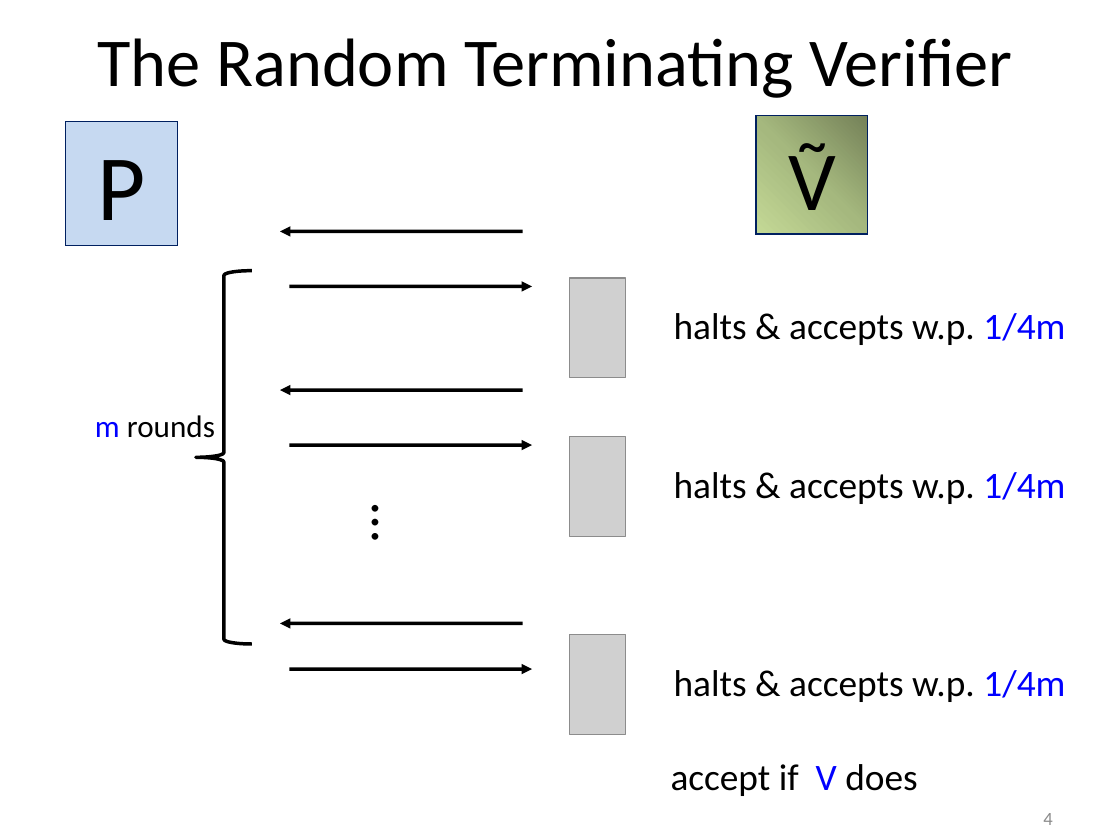
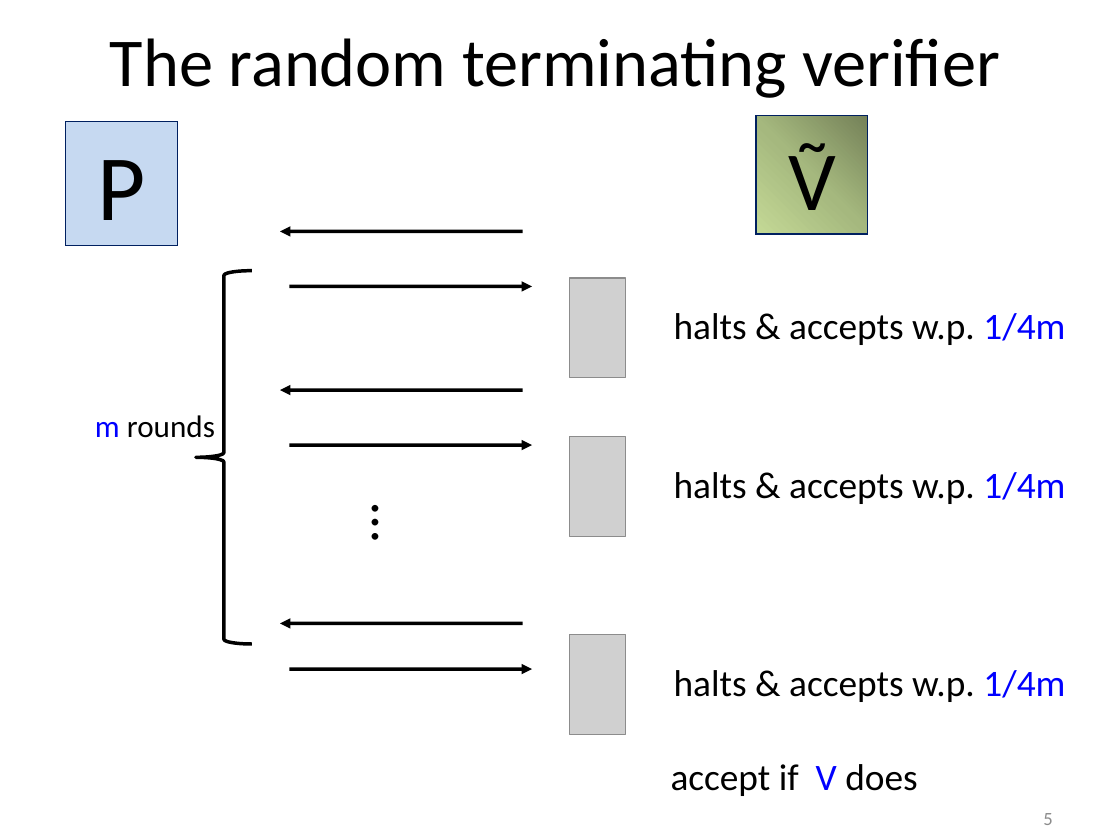
Before and after one commit to iftachh/MyHomepage, a slide deck: slide 5 of Courses/Info/Fall14/Slides/ParallelRepetition.ppsx (slide 4 before the commit). Drawn at 1120x840 pixels with LibreOffice and Linux fonts; fonts in the diff are those of the drawing; grey boxes stand for pictures. Boxes give left, top, right and bottom in pixels: in the first picture for what was removed or moved away, otherwise in the second. Text is boxed around its words. In the diff, an @@ line names an element or a change of style, - is before the commit and + after.

```diff
--- a/Courses/Info/Fall14/Slides/ParallelRepetition.ppsx
+++ b/Courses/Info/Fall14/Slides/ParallelRepetition.ppsx
@@ title at <box>110,38,1000,98</box>: text changed @@
-The Random Terminating Verifier
+The random terminating verifier
@@ page number at <box>1043,813,1052,825</box>: text changed @@
-4
+5
```
Also in this commit, not shown: 4 other slides changed, 1 slide added.
